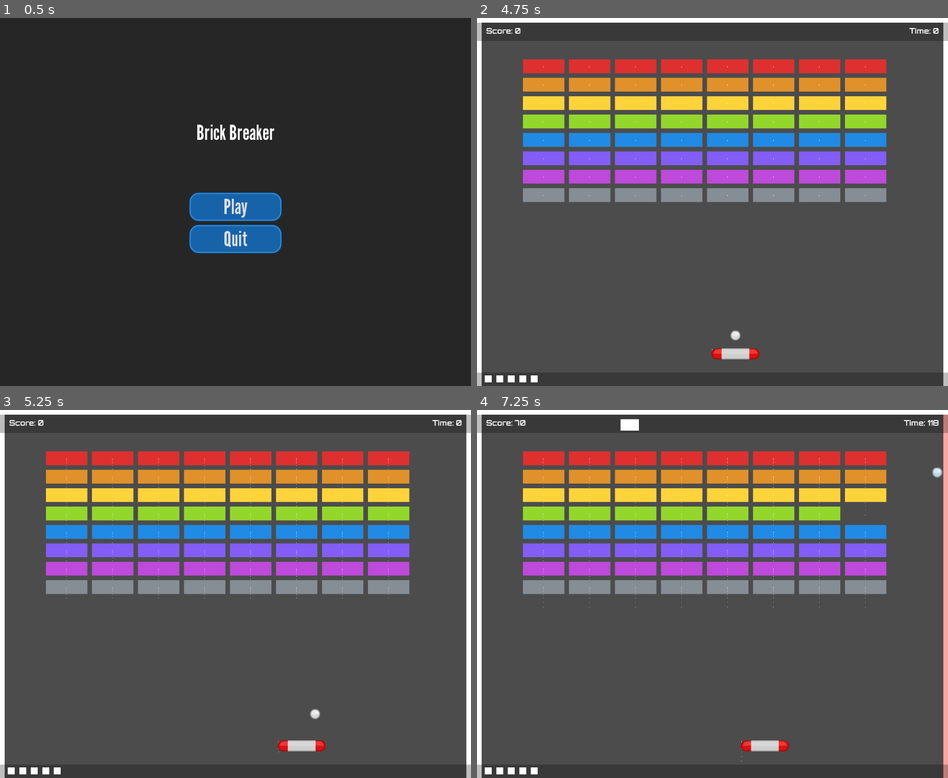
Above: before the commit, frames 1-4 (two rows, left to right).
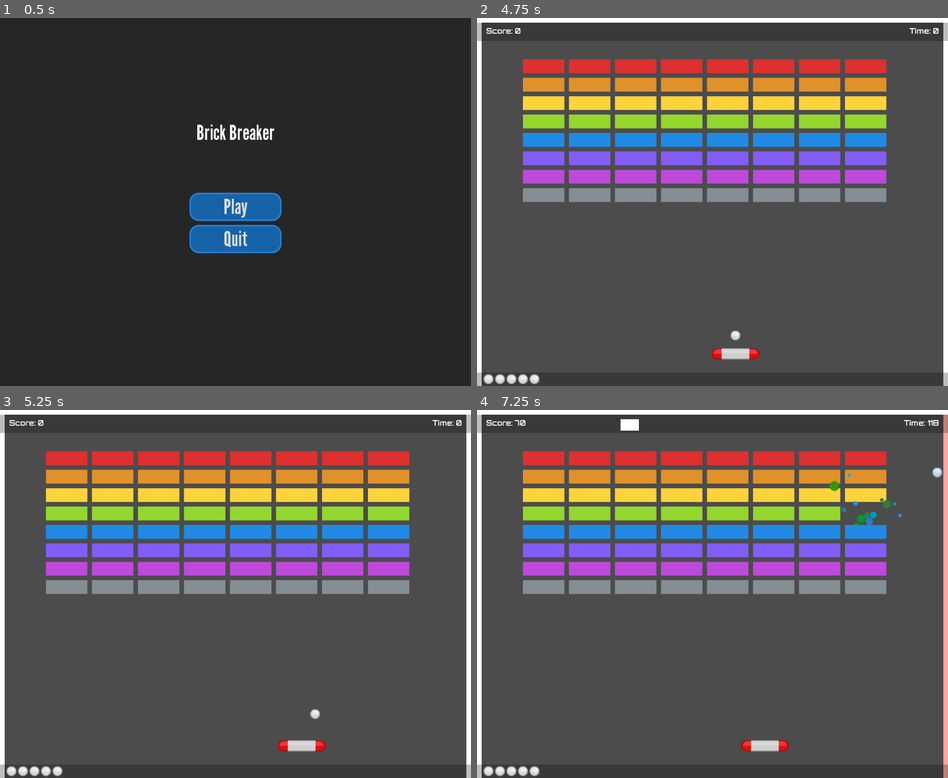
Above: after the commit, the same moments.

Repository: DanielGramling9/-03-Juicy-Brick-Breaker
Game: Godot game, scene res://UI/Main_Menu.tscn
Same seed, same stepped clock (60 frames per second), same inputs: the game is played once before the commit and once after it.
Inputs (mouse positions are in pixels of both pictures, inside the frame that each line leads up to):
- Up to frame 1 (0.5 s): no input
- Up to frame 2 (4.75 s): click "Play" at 0.5 s; tap Enter at 1.25, 3.5 s; move the mouse to (707, 209) at 1.27 s; press the mouse at (707, 209) at 1.28 s; tap Space at 2, 4.25 s; move the mouse to (745, 205) at 2.02 s; release the mouse at (745, 205) at 2.03 s; click (745, 205) at 2.1 s; move the mouse to (674, 198) at 2.77 s; press the mouse at (674, 198) at 2.78 s; move the mouse to (717, 202) at 3.52 s; release the mouse at (717, 202) at 3.53 s; click (717, 202) at 3.6 s; move the mouse to (693, 194) at 4.27 s; press the mouse at (693, 194) at 4.28 s
- Up to frame 3 (5.25 s): move the mouse to (259, 594) at 5.02 s; release the mouse at (259, 594) at 5.03 s; click (259, 594) at 5.1 s
- Up to frame 4 (7.25 s): tap Enter at 5.75 s; move the mouse to (688, 594) at 5.77 s; press the mouse at (688, 594) at 5.78 s; move the mouse to (721, 586) at 6.52 s; release the mouse at (721, 586) at 6.53 s; click (721, 586) at 6.6 s

Frame 1 is identical in both runs. In frame 2, 0.2% of the frame differs, in the area x 1-83%, y 13-100%; in frame 3, 0.3%; in frame 4, 0.5%, in the area x 1-91%, y 13-100%.

Commit message:
Exercise 1 completed!

Diff:
--- a/Brick-Breaker-main/Brick/Brick.gd
+++ b/Brick-Breaker-main/Brick/Brick.gd
@@ -27,7 +27,7 @@
 		$ColorRect.color =Color8(134,142,150)
 
 func _physics_process(_delta):
-	if dying:
+	if dying and not $Confetti.emitting:
 		queue_free()
 
 func hit(_ball):
@@ -37,6 +37,7 @@
 	die()
 
 func die():
+	$Confetti.emitting = true
 	dying = true
 	collision_layer = 0
 	$ColorRect.hide()
--- a/Brick-Breaker-main/Brick/Brick.tscn
+++ b/Brick-Breaker-main/Brick/Brick.tscn
@@ -1,9 +1,17 @@
-[gd_scene load_steps=3 format=2]
+[gd_scene load_steps=6 format=2]
 
 [ext_resource path="res://Brick/Brick.gd" type="Script" id=1]
+[ext_resource path="res://Assets/bubble.png" type="Texture" id=2]
 
 [sub_resource type="RectangleShape2D" id=1]
 extents = Vector2( 45, 15 )
+
+[sub_resource type="Curve" id=2]
+_data = [ Vector2( 0, 0.572727 ), 0.0, 0.0, 0, 0, Vector2( 0.997743, 0.990909 ), 0.0, 0.0, 0, 0 ]
+
+[sub_resource type="Gradient" id=3]
+offsets = PoolRealArray( 0, 0.0047619, 1 )
+colors = PoolColorArray( 0, 0, 0, 1, 0.935714, 0.935714, 0.935714, 1, 1, 1, 1, 1 )
 
 [node name="Brick" type="StaticBody2D"]
 script = ExtResource( 1 )
@@ -17,4 +25,23 @@
 [node name="CollisionShape2D" type="CollisionShape2D" parent="."]
 shape = SubResource( 1 )
 
-[node name="CPUParticles2D" type="CPUParticles2D" parent="."]
+[node name="Confetti" type="CPUParticles2D" parent="."]
+emitting = false
+amount = 15
+lifetime = 0.4
+one_shot = true
+explosiveness = 0.5
+texture = ExtResource( 2 )
+emission_shape = 2
+emission_rect_extents = Vector2( 45, 15 )
+direction = Vector2( 0, 0 )
+spread = 180.0
+gravity = Vector2( 0, 0 )
+initial_velocity = 300.0
+initial_velocity_random = 1.0
+scale_amount = 0.25
+scale_amount_random = 1.0
+scale_amount_curve = SubResource( 2 )
+color_ramp = SubResource( 3 )
+hue_variation = 1.0
+hue_variation_random = 1.0
--- a/Brick-Breaker-main/Paddle/Paddle.gd
+++ b/Brick-Breaker-main/Paddle/Paddle.gd
@@ -24,6 +24,7 @@
 		target.x += event.relative.x
 
 func hit(_ball):
+	$Confetti.emitting = true
 	$Highlight.modulate.a = 1.0
 	var paddle_sound = get_node_or_null("/root/Game/Paddle_Sound")
 	if paddle_sound != null:
--- a/Brick-Breaker-main/Paddle/Paddle.tscn
+++ b/Brick-Breaker-main/Paddle/Paddle.tscn
@@ -1,11 +1,19 @@
-[gd_scene load_steps=5 format=2]
+[gd_scene load_steps=8 format=2]
 
 [ext_resource path="res://Paddle/Paddle.gd" type="Script" id=1]
 [ext_resource path="res://Assets/paddleRed.png" type="Texture" id=2]
 [ext_resource path="res://Assets/paddleBlu.png" type="Texture" id=3]
+[ext_resource path="res://Assets/confetti.png" type="Texture" id=4]
 
 [sub_resource type="RectangleShape2D" id=1]
 extents = Vector2( 50, 10 )
+
+[sub_resource type="Curve" id=2]
+_data = [ Vector2( 0, 1 ), 0.0, 0.0, 0, 0, Vector2( 1, 0.363636 ), 0.0, 0.0, 0, 0 ]
+
+[sub_resource type="Gradient" id=3]
+offsets = PoolRealArray( 0, 0.0738095, 1 )
+colors = PoolColorArray( 0, 0, 0, 1, 1, 1, 1, 1, 1, 1, 1, 0 )
 
 [node name="Paddle" type="KinematicBody2D"]
 script = ExtResource( 1 )
@@ -16,7 +24,25 @@
 
 [node name="Powerups" type="Node2D" parent="."]
 
-[node name="CPUParticles2D" type="CPUParticles2D" parent="."]
+[node name="Confetti" type="CPUParticles2D" parent="."]
+emitting = false
+amount = 6
+lifetime = 0.5
+one_shot = true
+explosiveness = 0.7
+randomness = 1.0
+local_coords = false
+texture = ExtResource( 4 )
+direction = Vector2( 0, -1 )
+spread = 25.0
+initial_velocity = 250.0
+initial_velocity_random = 0.6
+angular_velocity = 800.0
+angular_velocity_random = 1.0
+scale_amount_curve = SubResource( 2 )
+color_ramp = SubResource( 3 )
+hue_variation = 1.0
+hue_variation_random = 1.0
 
 [node name="Sprite" type="Sprite" parent="."]
 position = Vector2( 50, 10 )
--- a/Brick-Breaker-main/UI/Indicator.tscn
+++ b/Brick-Breaker-main/UI/Indicator.tscn
@@ -1,9 +1,8 @@
-[gd_scene format=2]
+[gd_scene load_steps=2 format=2]
+
+[ext_resource path="res://Assets/ballGrey.png" type="Texture" id=1]
 
 [node name="Indicator" type="Node2D"]
 
-[node name="ColorRect" type="ColorRect" parent="."]
-margin_left = -7.5
-margin_top = -7.5
-margin_right = 7.5
-margin_bottom = 7.5
+[node name="Sprite" type="Sprite" parent="."]
+texture = ExtResource( 1 )
